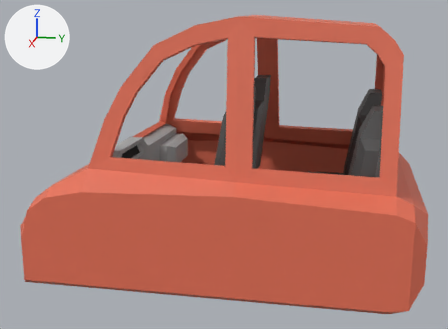
Two versions of the glTF model project/assets/models/low poly car.glb, one commit apart.
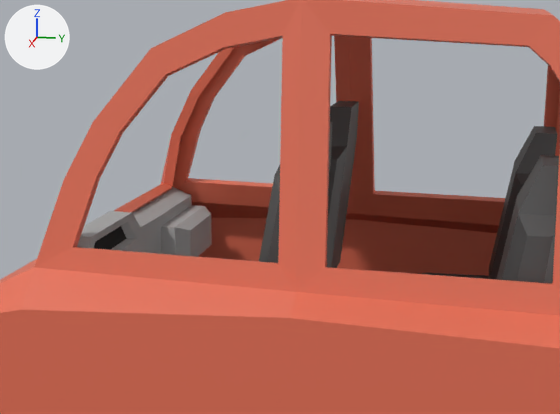
There are two pictures of each version: one whole from a 50 mm camera at (4.76, 0.82, 1.08) aimed at (0.06, -0.12, -0.09), one close up on the part from 15% to 86% of the width and 5% to 76% of the height. The axes (+X, +Y, +Z) are drawn at upper left. The lights are the same throughout.

Objects in the first close-up: 'back seats', 'counter', 'frame', 'front seats'.
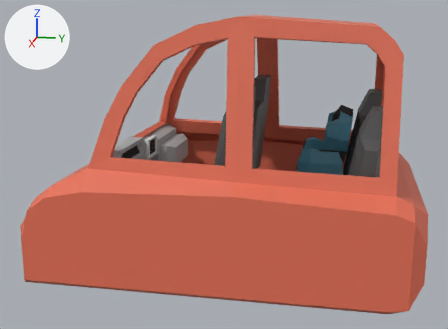
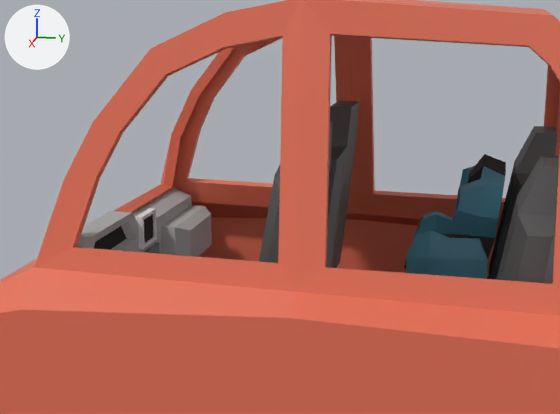
Commit message: radio 3d model

What differs and where, as boxes [x1, y1, x2, y2] in the close-ups (560 x 414 px):
'baby seat', added (cyan): after [404, 154, 506, 279]
    faces in mat_material_009 (cyan #599db5): [406, 166, 505, 279]
    faces in mat_material_008 (black #343434): [404, 154, 506, 269]
'screen', added: after [135, 208, 157, 249]
    faces in mat_material (white #e7e7e7): [135, 208, 157, 249]
    faces in mat_material_006 (black #171717): [144, 214, 153, 243]
'Radio', added: after [144, 243, 163, 254]

The change, as a list of edits to the scene's bpy script:
```text
Add mat_material:
    mat_material = principled_material('Material')
    mat_material.base_color = (0.8, 0.8, 0.8)  # white #e7e7e7
    mat_material.roughness = 0.4
Add mat_material_007:
    mat_material_007 = principled_material('Material.007')
    mat_material_007.base_color = (0.19, 0.168, 0.185)  # grey #797277
Add mat_material_009:
    mat_material_009 = principled_material('Material.009')
    mat_material_009.base_color = (0.1, 0.338, 0.463)  # cyan #599db5
Add mat_material_008:
    mat_material_008 = principled_material('Material.008')
    mat_material_008.base_color = (0.0345, 0.0345, 0.0345)  # black #343434
    mat_material_008.roughness = 1.0
Add mat_material_005:
    mat_material_005 = principled_material('Material.005')
    mat_material_005.base_color = (0.439, 0.439, 0.439)  # grey #b1b1b1
Add me_cube_009:
    me_cube_009.from_pydata(...)  # 16 vertices, 28 faces; spans x 0.075..0.28, y -0.742..-0.708, z -0.073..0.073
    # faces by material slot: [26, 2]
    me_cube_009.materials.append(mat_material)  # white #e7e7e7
    me_cube_009.materials.append(mat_material_006)  # black #171717
Add me_cube_007:
    me_cube_007.from_pydata(...)  # 110 vertices, 208 faces; spans x -0.357..-0.046, y -0.015..0.067, z -0.061..0.061
    # faces by material slot: [71, 17, 90, 30]
    me_cube_007.materials.append(mat_material_007)  # grey #797277
    me_cube_007.materials.append(mat_material_006)  # black #171717
    me_cube_007.materials.append(mat_material_004)  # grey #b1b1b1
    me_cube_007.materials.append(mat_material)  # white #e7e7e7
Add me_cube_008:
    me_cube_008.from_pydata(...)  # 120 vertices, 232 faces; spans x -0.295..0.295, y 0.434..0.885, z -0.287..0.357
    # faces by material slot: [128, 84, 20]
    me_cube_008.materials.append(mat_material_009)  # cyan #599db5
    me_cube_008.materials.append(mat_material_008)  # black #343434
    me_cube_008.materials.append(mat_material_005)  # grey #b1b1b1
Add ob_screen:
    ob_screen = bpy.data.objects.new('screen', me_cube_009)
    ob_screen.location = (-0.177, -0.012, 0.017)
Add ob_radio:
    ob_radio = bpy.data.objects.new('Radio', me_cube_007)
    ob_radio.location = (0.198, -0.741, -0.147)
Add ob_baby_seat:
    ob_baby_seat = bpy.data.objects.new('baby seat', me_cube_008)
    ob_baby_seat.location = (-0.487, -0.015, -0.023)
```
